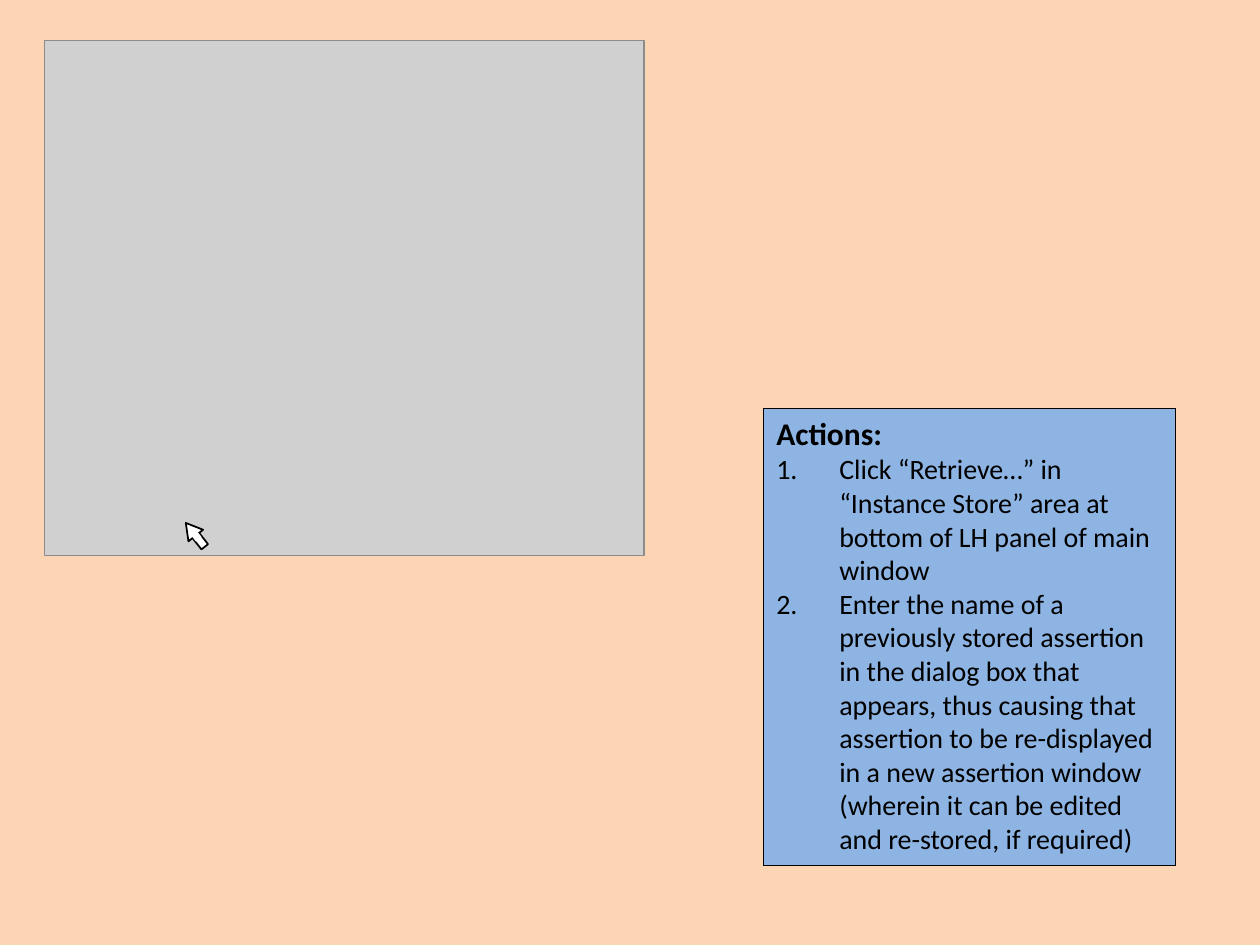
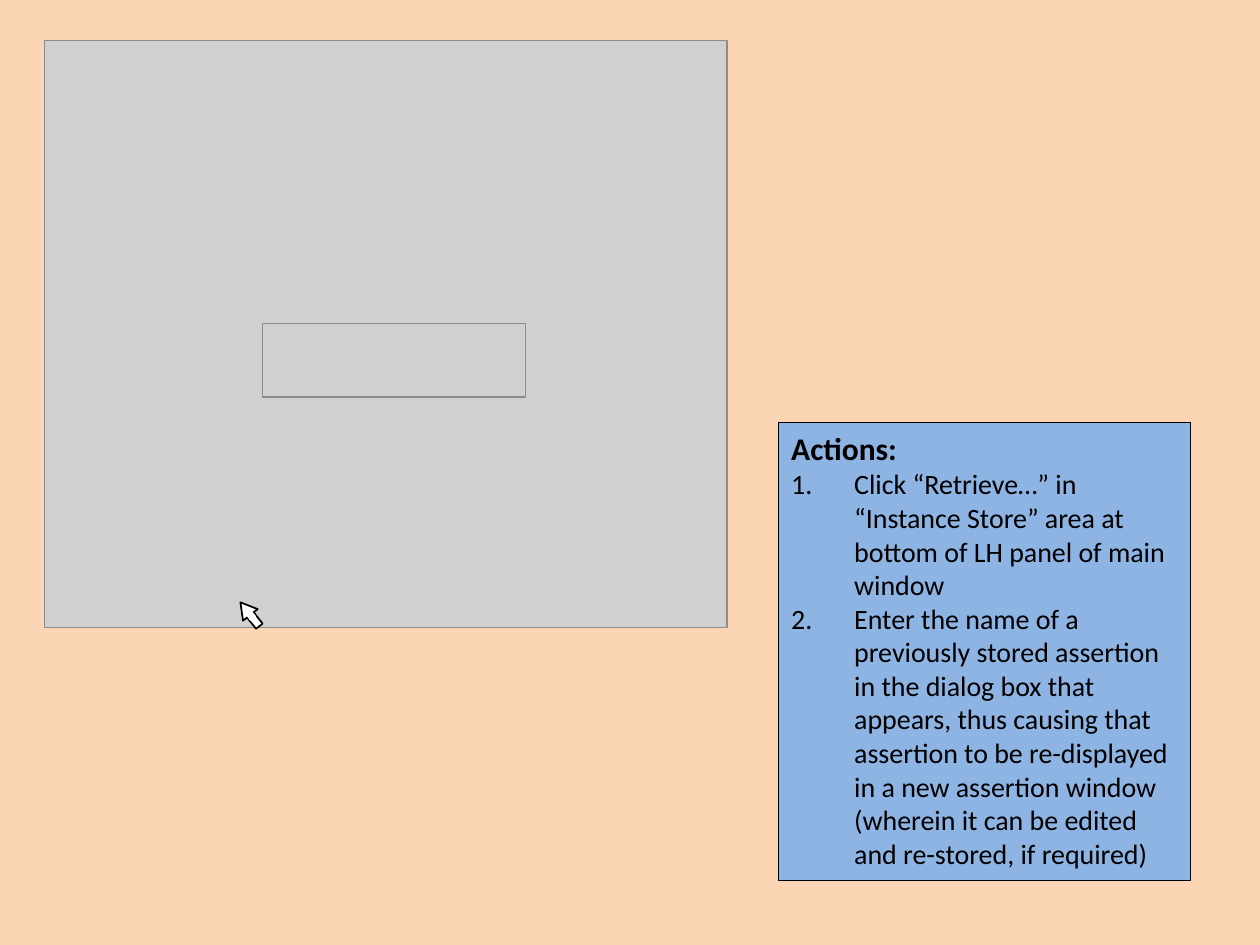
Before and after one commit to colin-puleston/mekon-hobo, a slide deck: slide 42 of docs/MEKON-HOBO Introductory Tutorial.pptx. Drawn at 1260x945 pixels with LibreOffice and Linux fonts; fonts in the diff are those of the drawing; grey boxes stand for pictures. Boxes give left, top, right and bottom in pixels: in the first picture for what was removed or moved away, otherwise in the second. Text is boxed around its words. In the diff, an @@ line names an element or a change of style, - is before the commit and + after.

```diff
--- a/docs/MEKON-HOBO Introductory Tutorial.pptx
+++ b/docs/MEKON-HOBO Introductory Tutorial.pptx
@@ picture: place and size @@
-picture at (44,40,644,554)
+picture at (44,40,727,627)
@@ picture added at (263,324,525,397) @@
@@ rectangle "Actions:": place and size @@
-rectangle "Actions:" at (764,408,1176,867)
+rectangle "Actions:" at (779,423,1191,882)
@@ 2 rectangles, 1 triangle: place and size @@
-2 rectangles, 1 triangle at (178,518,208,550)
+2 rectangles, 1 triangle at (233,597,262,630)
```
Also in this commit, not shown: 31 other slides changed.
